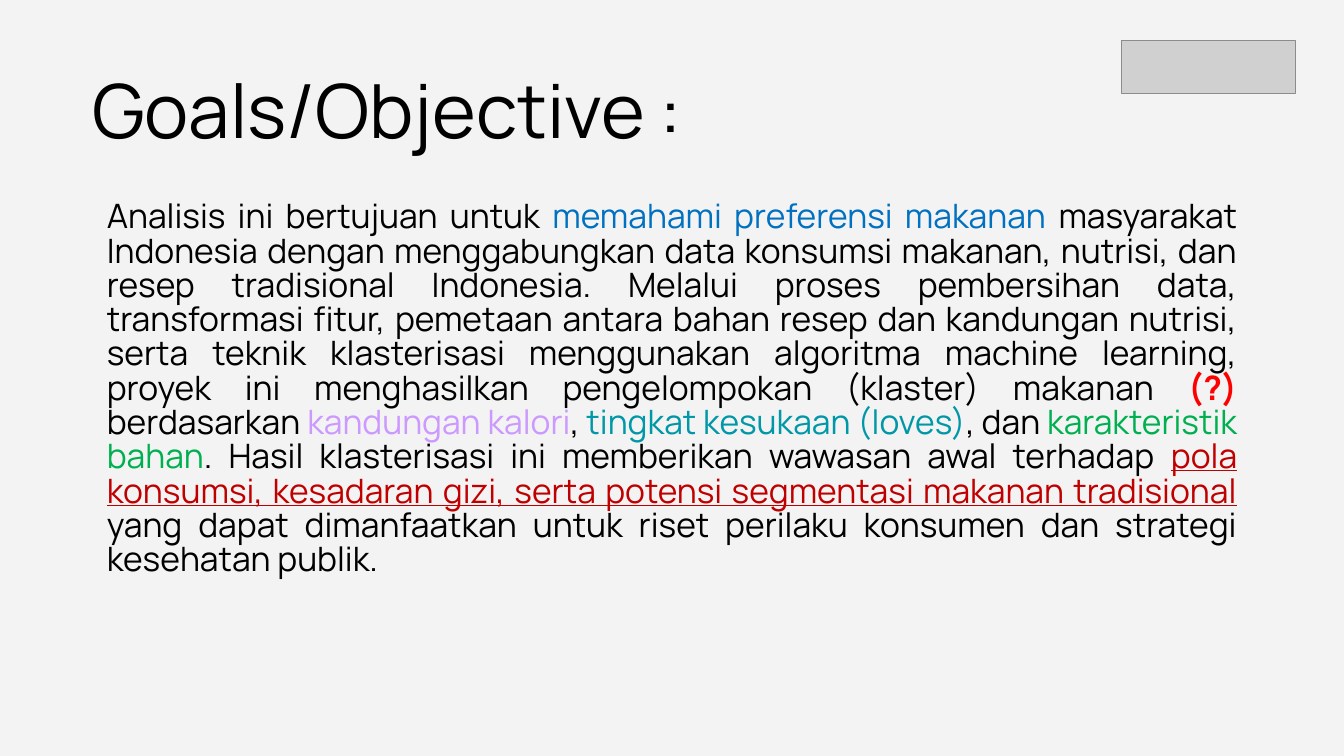
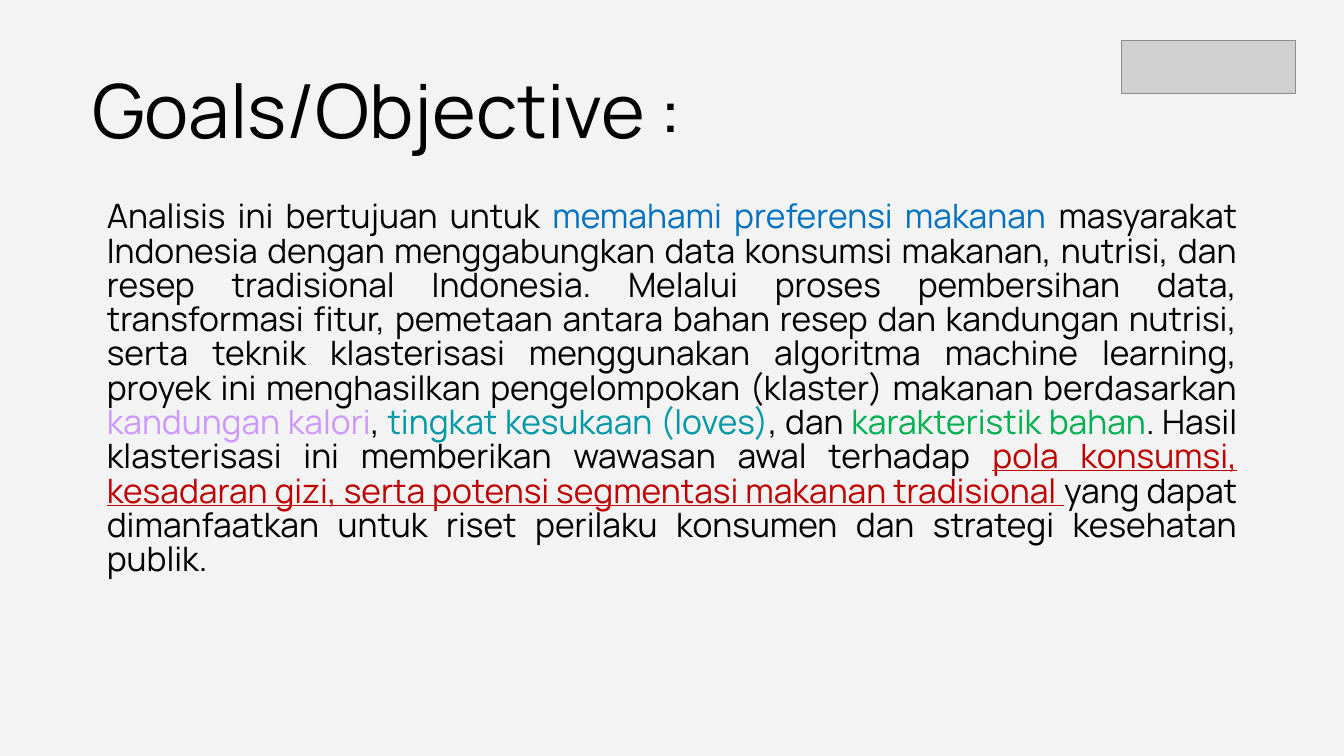
Before and after one commit to Fajrimughni/Final_Project_Fajri, a slide deck: slide 6 of Presentasi Final Project Data Analyst-Fajri Ilham Mughni.pptx. Drawn at 1344x756 pixels with LibreOffice and Linux fonts; fonts in the diff are those of the drawing; grey boxes stand for pictures. Boxes give left, top, right and bottom in pixels: in the first picture for what was removed or moved away, otherwise in the second. Text is boxed around its words. In the diff, an @@ line names an element or a change of style, - is before the commit and + after.

```diff
--- a/Presentasi Final Project Data Analyst-Fajri Ilham Mughni.pptx
+++ b/Presentasi Final Project Data Analyst-Fajri Ilham Mughni.pptx
@@ title at bbox=[107, 203, 1238, 579]: text changed @@
-Analisis ini bertujuan untuk memahami preferensi makanan masyarakat Indonesia dengan menggabungkan data konsumsi makanan, nutrisi, dan resep tradisional Indonesia. Melalui proses pembersihan data, transformasi fitur, pemetaan antara bahan resep dan kandungan nutrisi, serta teknik klasterisasi menggunakan algoritma machine learning, proyek ini menghasilkan pengelompokan (klaster) makanan (?) berdasarkan kandungan kalori, tingkat kesukaan (loves), dan karakteristik bahan. Hasil klasterisasi ini memberikan wawasan awal terhadap pola konsumsi, kesadaran gizi, serta potensi segmentasi makanan tradisional yang dapat dimanfaatkan untuk riset perilaku konsumen dan strategi kesehatan publik.
+Analisis ini bertujuan untuk memahami preferensi makanan masyarakat Indonesia dengan menggabungkan data konsumsi makanan, nutrisi, dan resep tradisional Indonesia. Melalui proses pembersihan data, transformasi fitur, pemetaan antara bahan resep dan kandungan nutrisi, serta teknik klasterisasi menggunakan algoritma machine learning, proyek ini menghasilkan pengelompokan (klaster) makanan berdasarkan kandungan kalori, tingkat kesukaan (loves), dan karakteristik bahan. Hasil klasterisasi ini memberikan wawasan awal terhadap pola konsumsi, kesadaran gizi, serta potensi segmentasi makanan tradisional yang dapat dimanfaatkan untuk riset perilaku konsumen dan strategi kesehatan publik.
```
Also in this commit, not shown: 6 other slides changed.
